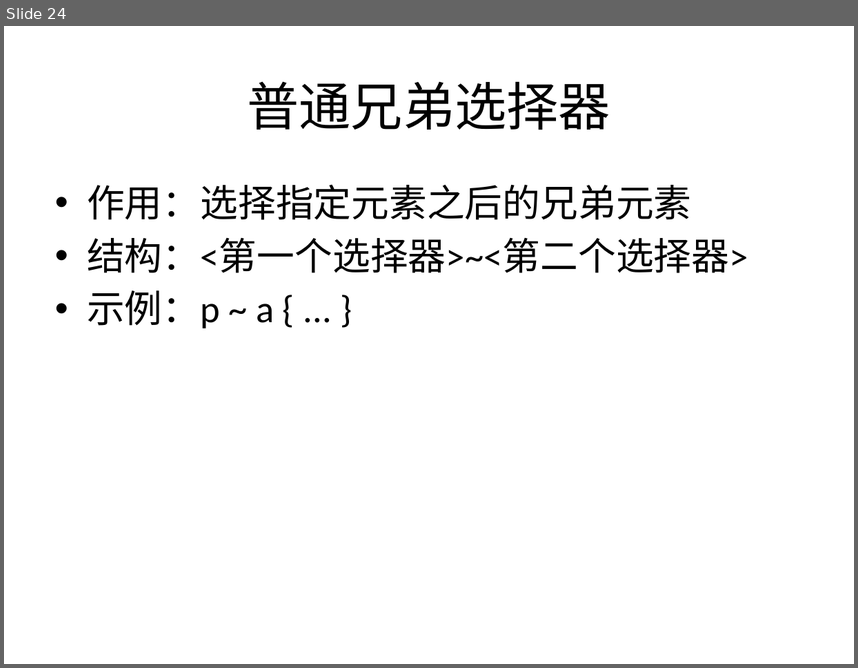
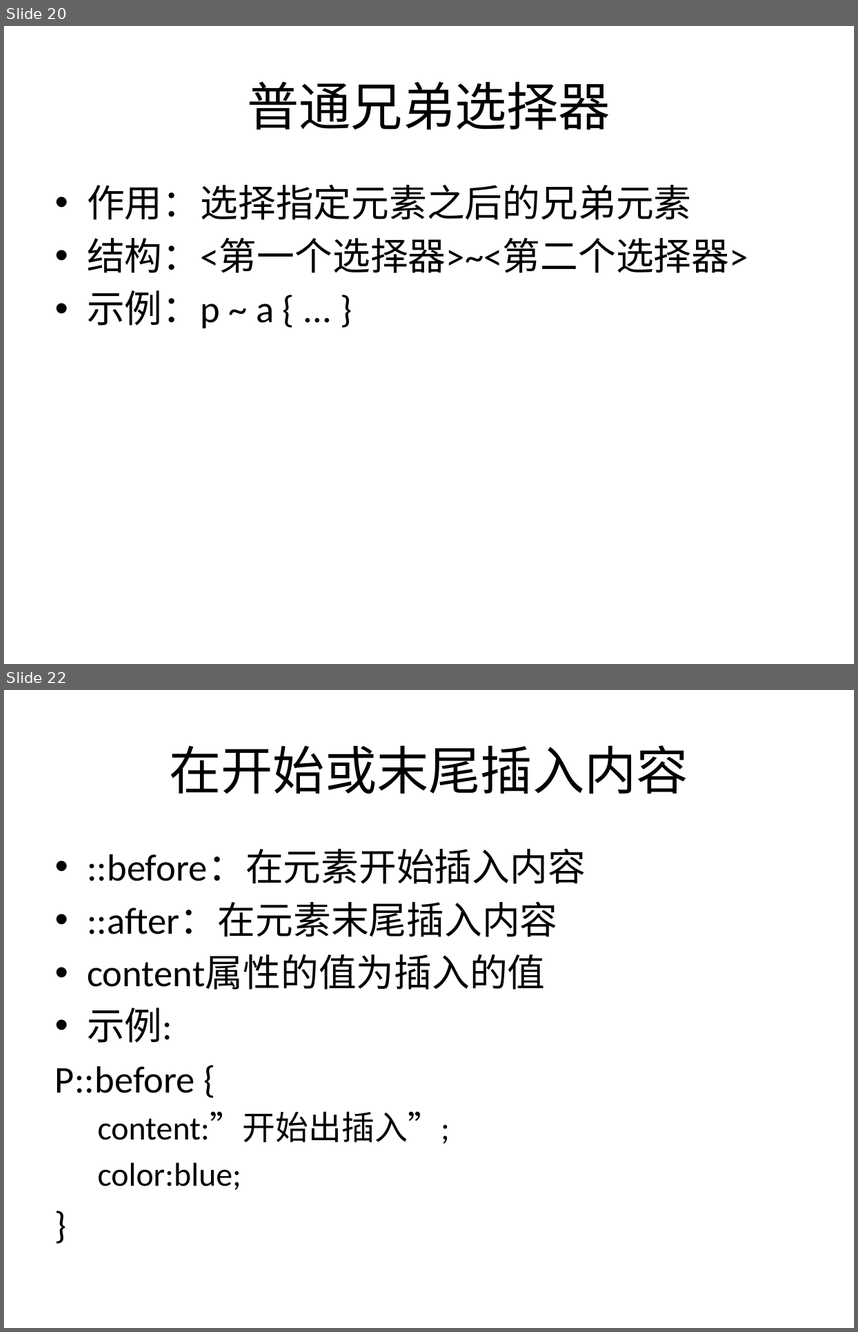
Before and after one commit to sans123wx/class, a slide deck: 网页设计与制作/课件/4/css选择器.pptx. Shown one above the other, each under a label of ours: slide 24 before the commit, slides 20 and 22 after it; the slides between them are not shown. The pictures are 858x668 and 858x1332 pixels, drawn with LibreOffice and Linux fonts; fonts in the diff are those of the drawing. Boxes give left, top, right and bottom in pixels: in the first picture for what was removed or moved away, otherwise in the second. Text is boxed around its words. In the diff, an @@ line names an element or a change of style, - is before the commit and + after.

```diff
--- a/网页设计与制作/课件/4/css选择器.pptx
+++ b/网页设计与制作/课件/4/css选择器.pptx
@@ slide 22 added at bbox=[4, 690, 854, 1328], background #FFFFFF @@
@@ title added at bbox=[169, 745, 688, 794], 44 pt, text #000000 @@
+在开始或末尾插入内容
@@ text added at bbox=[55, 849, 586, 1190], 32 pt, text #000000 @@
+• ::before：在元素开始插入内容
+• ::after：在元素末尾插入内容
+• content属性的值为插入的值
+• 示例:
+P::before {
+  content:”开始出插入”;
+  color:blue;
+}
@@ what was slide 24 is now slide 20 @@
```
Also in this commit, not shown: 9 other slides added, 4 slides removed, 20 other files.
